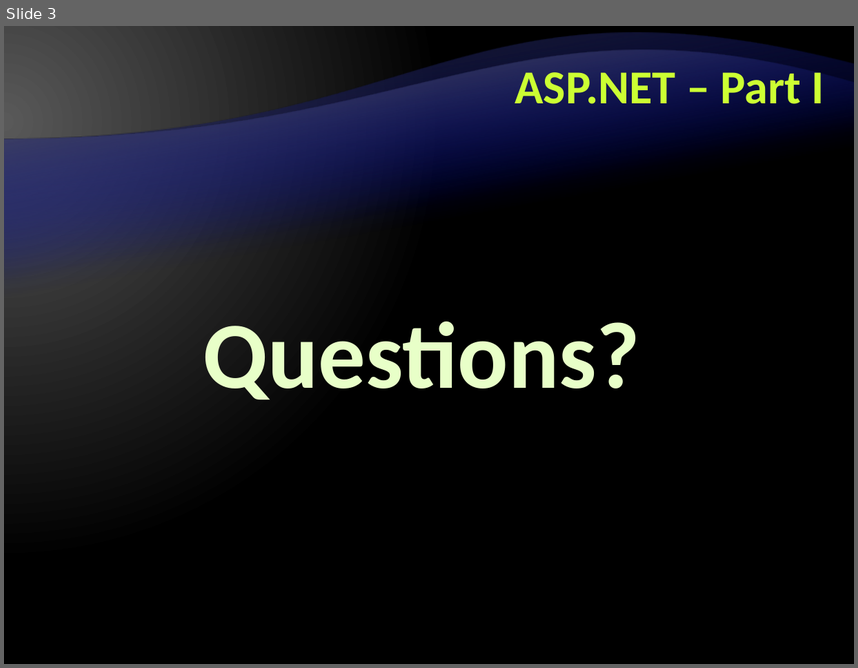
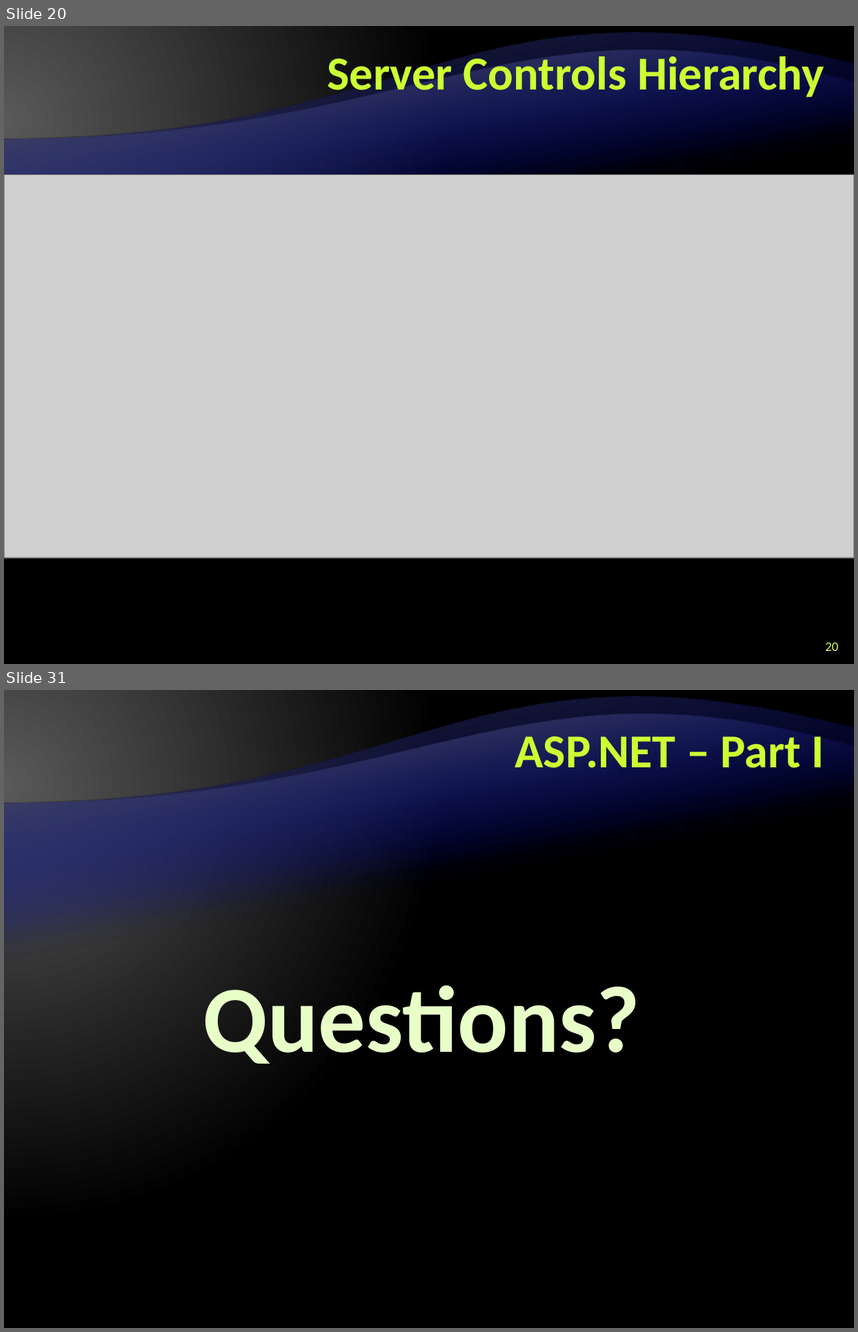
Before and after one commit to Graveheart/aspnetcourse, a slide deck: lectures/8. ASP.NET – Part I.pptx. Shown one above the other, each under a label of ours: slide 3 before the commit, slides 20 and 31 after it; the slides between them are not shown. The pictures are 858x668 and 858x1332 pixels, drawn with LibreOffice and Linux fonts; fonts in the diff are those of the drawing; grey boxes stand for pictures; background and template pictures are left out. Boxes give left, top, right and bottom in pixels: in the first picture for what was removed or moved away, otherwise in the second. Text is boxed around its words. In the diff, an @@ line names an element or a change of style, - is before the commit and + after.

```diff
--- a/lectures/8. ASP.NET – Part I.pptx
+++ b/lectures/8. ASP.NET – Part I.pptx
@@ slide 20 added at [4,26,854,664], background gradient #595959 to #000000; not listed: 2 template elements that a slide beside it also shows @@
@@ title added at [327,50,824,101], 40 pt, text #CCFF33, bold @@
+Server Controls Hierarchy
@@ picture added at [4,175,854,557] @@
@@ page number added at [825,641,838,650], 11 pt, text #CCFF66 @@
+20
@@ what was slide 3 is now slide 31 @@
```
Also in this commit, not shown: 2 slides changed, 28 other slides added.
